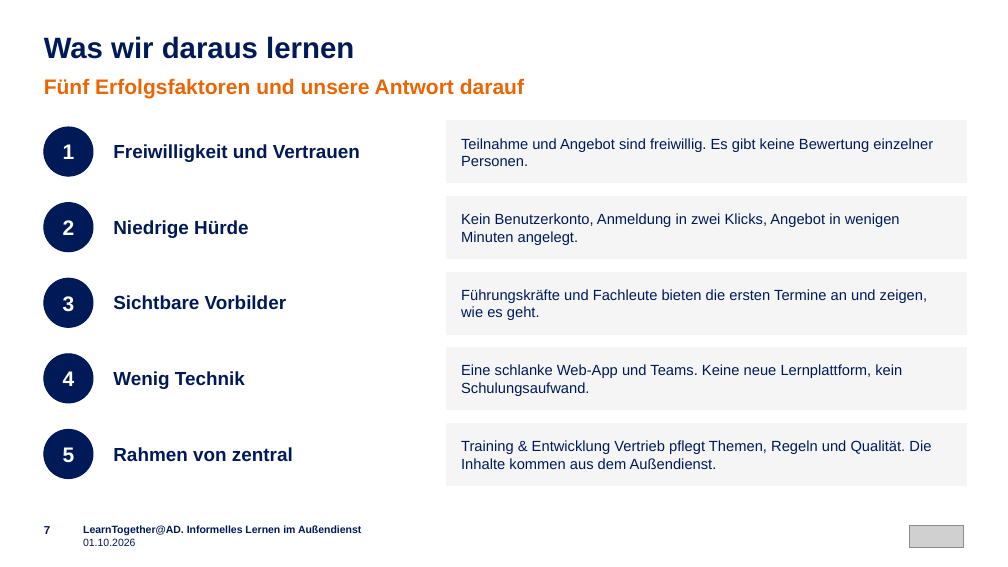
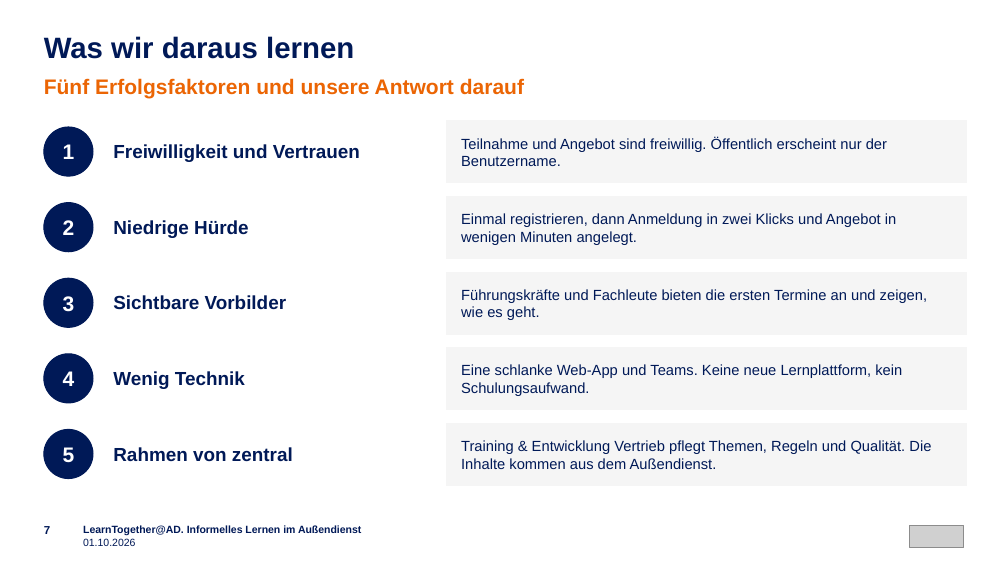
Before and after one commit to emplush/ruv_learntogether, a slide deck: slide 7 of docs/LearnTogether-AD_Praesentation.pptx. Drawn at 1008x567 pixels with LibreOffice and Linux fonts; fonts in the diff are those of the drawing; grey boxes stand for pictures. Boxes give left, top, right and bottom in pixels: in the first picture for what was removed or moved away, otherwise in the second. Text is boxed around its words. In the diff, an @@ line names an element or a change of style, - is before the commit and + after.

```diff
--- a/docs/LearnTogether-AD_Praesentation.pptx
+++ b/docs/LearnTogether-AD_Praesentation.pptx
@@ text at (x1=461, y1=137, x2=887, y2=166): text changed @@
-Teilnahme und Angebot sind freiwillig. Es gibt keine Bewertung einzelner Personen.
+Teilnahme und Angebot sind freiwillig. Öffentlich erscheint nur der Benutzername.
@@ text at (x1=461, y1=213, x2=896, y2=245): text changed @@
-Kein Benutzerkonto, Anmeldung in zwei Klicks, Angebot in wenigen Minuten angelegt.
+Einmal registrieren, dann Anmeldung in zwei Klicks und Angebot in wenigen Minuten angelegt.
```
Also in this commit, not shown: 6 other slides changed.
